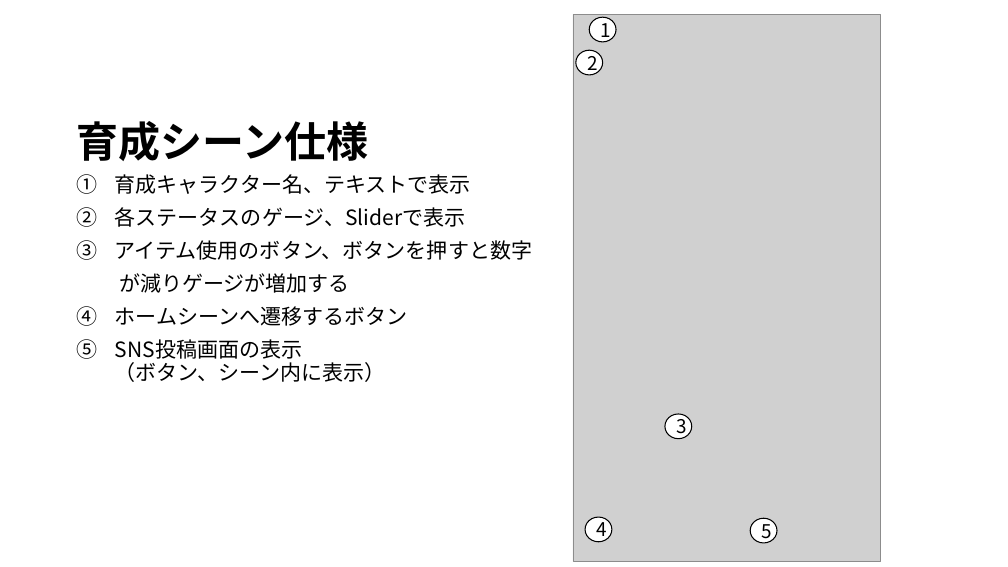
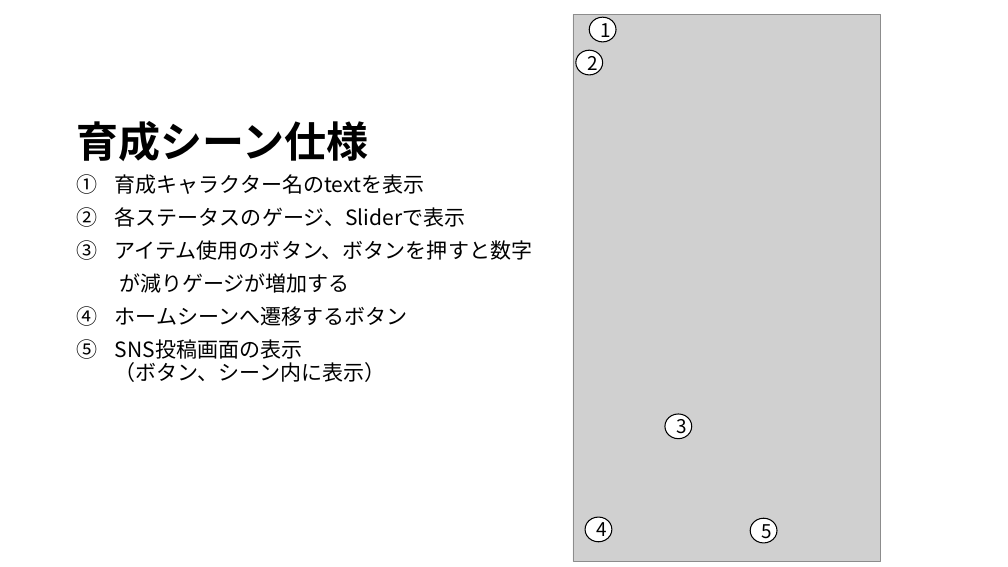
Before and after one commit to JJC-Game/StarChildren, a slide deck: slide 12 of Etc/仕様書/siyousho.pptx (slide 8 before the commit). Drawn at 1008x567 pixels with LibreOffice and Linux fonts; fonts in the diff are those of the drawing; grey boxes stand for pictures. Boxes give left, top, right and bottom in pixels: in the first picture for what was removed or moved away, otherwise in the second. Text is boxed around its words. In the diff, an @@ line names an element or a change of style, - is before the commit and + after.

Commit message:
仕様書、遷移図の編集

```diff
--- a/Etc/仕様書/siyousho.pptx
+++ b/Etc/仕様書/siyousho.pptx
@@ text at (115,174,425,194): text changed @@
-1. 育成キャラクター名、テキストで表示
+1. 育成キャラクター名のtextを表示
```
Also in this commit, not shown: 5 other slides changed, 4 slides added, 1 other file.
